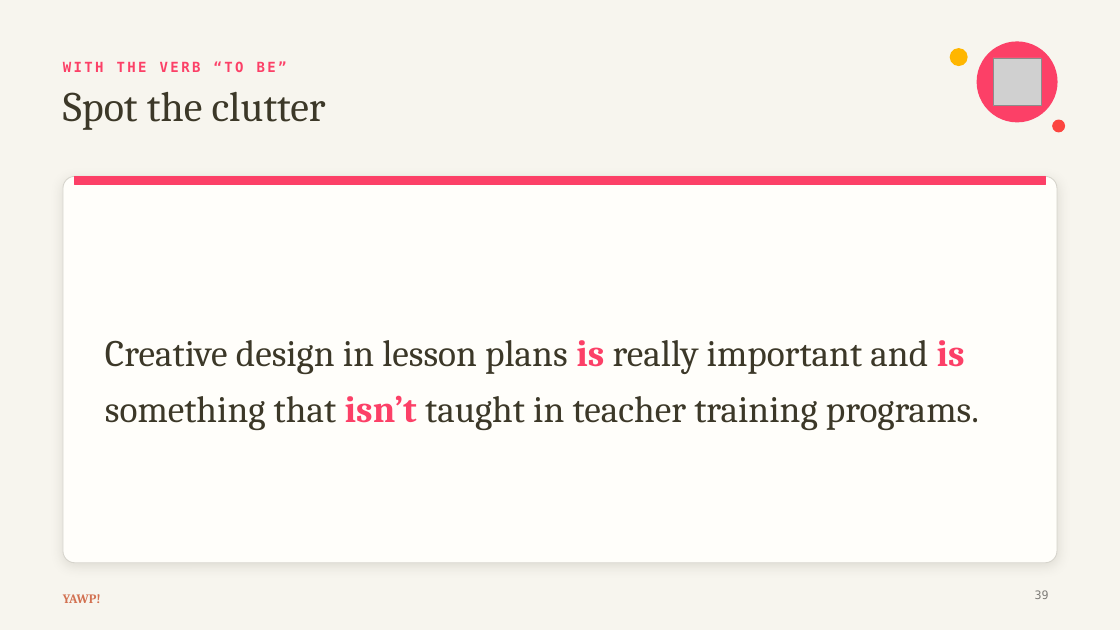
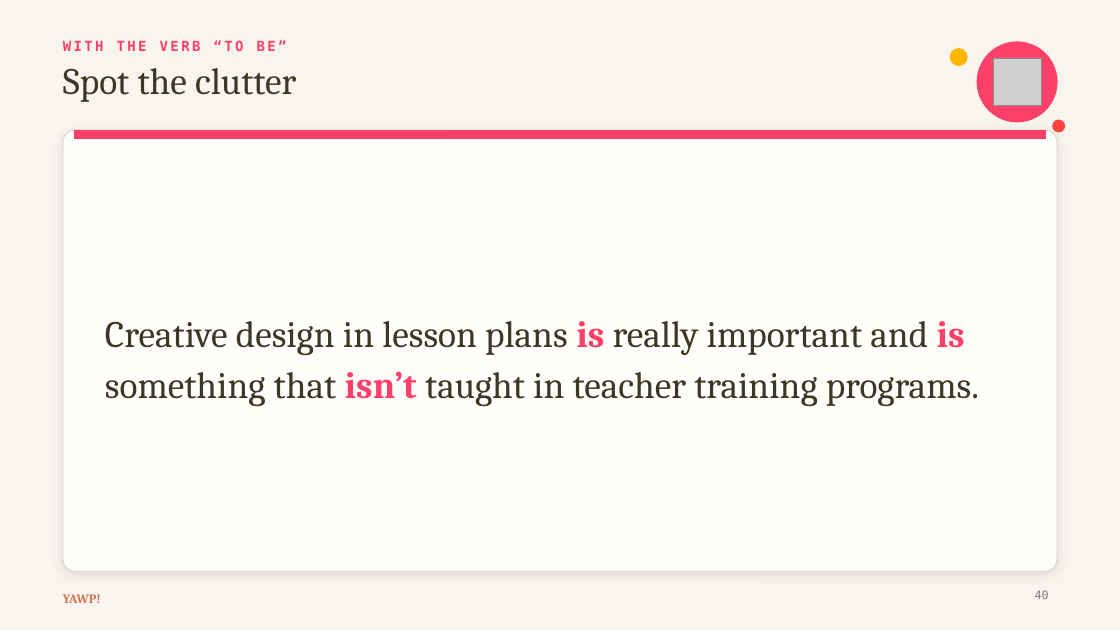
Before and after one commit to The-Connell-School/yawp, a slide deck: slide 40 of services/web-app/resources/thesis-essay-decks/lesson-3-thesis-statement.pptx (slide 39 before the commit). Drawn at 1120x630 pixels with LibreOffice and Linux fonts; fonts in the diff are those of the drawing; grey boxes stand for pictures. Boxes give left, top, right and bottom in pixels: in the first picture for what was removed or moved away, otherwise in the second. Text is boxed around its words. In the diff, an @@ line names an element or a change of style, - is before the commit and + after.

```diff
--- a/services/web-app/resources/thesis-essay-decks/lesson-3-thesis-statement.pptx
+++ b/services/web-app/resources/thesis-essay-decks/lesson-3-thesis-statement.pptx
@@ text "WITH THE VERB “TO BE”": place and size @@
-text "WITH THE VERB “TO BE”" at bbox=[63, 61, 287, 72]
+text "WITH THE VERB “TO BE”" at bbox=[63, 40, 287, 51]
@@ text "Spot the clutter": place and size @@
-text "Spot the clutter" at bbox=[63, 92, 326, 130]
+text "Spot the clutter" at bbox=[63, 68, 296, 102]
@@ text "Spot the clutter" at bbox=[63, 68, 296, 102]: size 36 to 32 pt @@
@@ rounded rectangle: place and size @@
-rounded rectangle at bbox=[63, 176, 1057, 563]
+rounded rectangle at bbox=[63, 130, 1057, 571]
@@ rounded rectangle at bbox=[63, 130, 1057, 571]: proportions changed @@
@@ rectangle: place and size @@
-rectangle at bbox=[75, 176, 1045, 185]
+rectangle at bbox=[75, 130, 1045, 139]
@@ text "Creative design in lesson plans ...": place and size @@
-text "Creative design in lesson plans ..." at bbox=[105, 340, 979, 430]
+text "Creative design in lesson plans ..." at bbox=[105, 321, 979, 406]
@@ text "Creative design in lesson plans ..." at bbox=[105, 321, 979, 406]: line spacing 1.25 to 1.15 @@
@@ page number at bbox=[1035, 590, 1049, 599]: text changed @@
-39
+40
```
Also in this commit, not shown: 27 other slides changed, 2 slides added, 22 other files.
